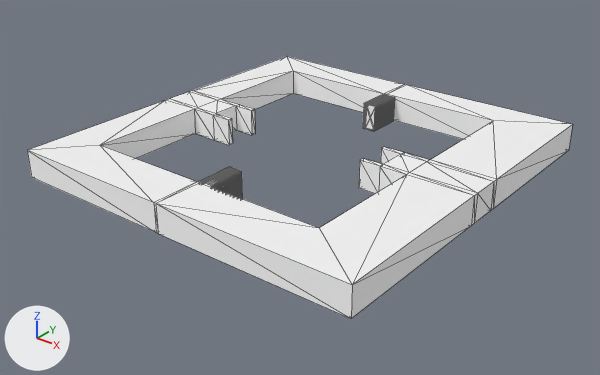
One commit to the glTF model handle.glb: the scene before it, then after it.
The view is the same before and after, from a camera (50 mm lens) standing at (1073.0, -1356.0, 708.0) and looking at (19.0, -40.0, -108.0). The axes (+X, +Y, +Z) are drawn at lower left. The lights are the same throughout. Mesh edges are drawn as thin lines. Vertices at the same position are counted once.

Names of what the first picture shows: 'Handle'.
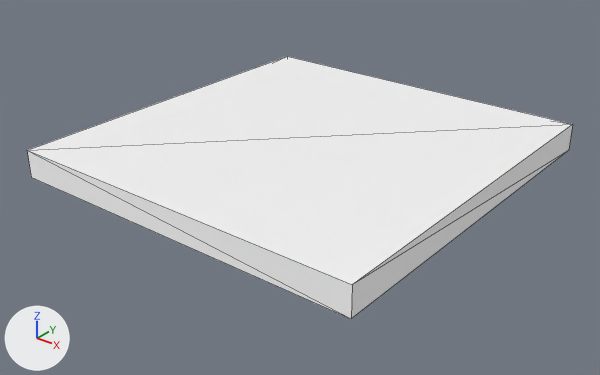
Boxes (x1, y1, x2, y2) around the edits, measured in the pictures (600 x 375 px):
'Handle', reshaped, moved: (27, 56, 573, 319) in both
part 1 of me_bl_bf2_curve__004, deleted: before (27, 56, 573, 319)

Edits to the bpy script that builds the scene:
```text
Change me_bl_bf2_curve__004:
    used by ob_handle; location = (0.0, 0.0, 0.0)
    remove me_bl_bf2_curve__004.from_pydata(...)  # 824 vertices, 1648 faces; spans x -414.0..442.0, y -436.0..442.0, z -65.0..0.0
    add me_bl_bf2_curve__004.from_pydata(...)  # 8 vertices, 12 faces; spans x -414.0..442.0, y -436.0..442.0, z -65.0..0.0
    me_bl_bf2_curve__004 part 1: 816 vertices removed from x -414.0..442.0, y -436.0..442.0, z -65.0..0.0
```
